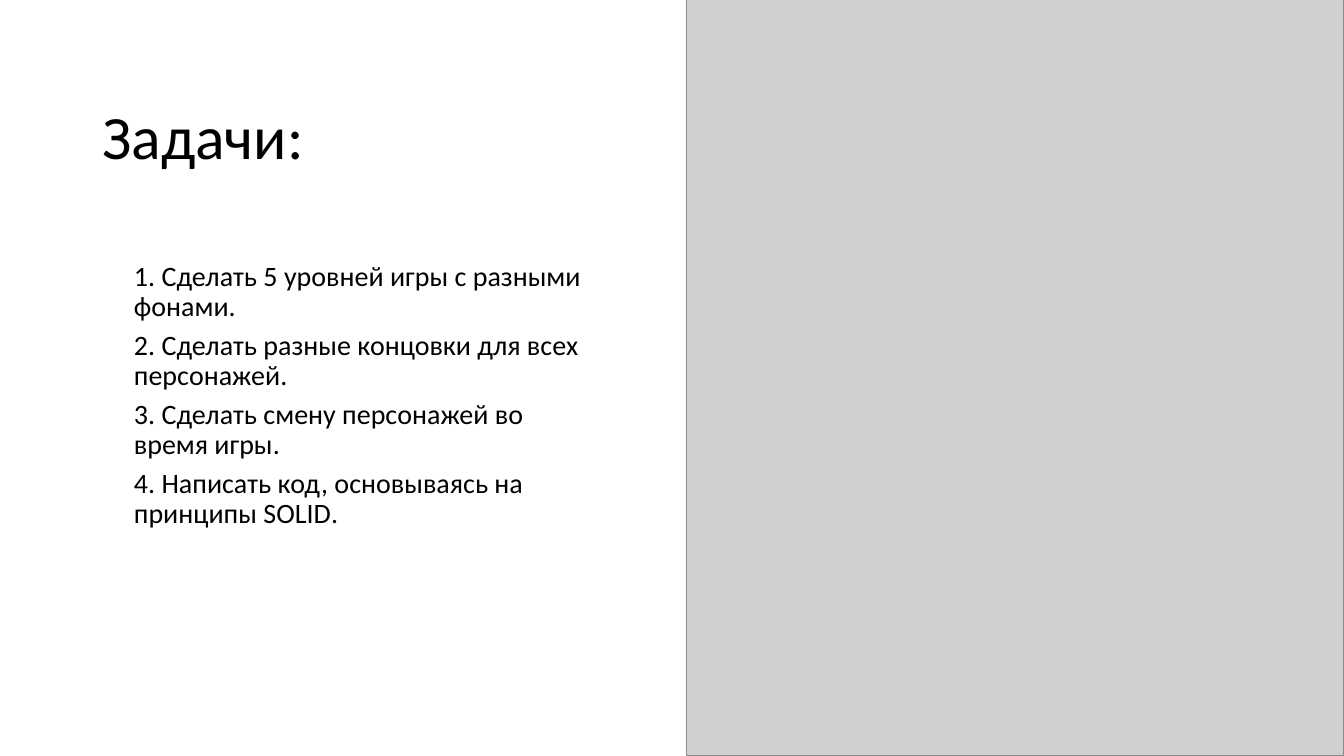
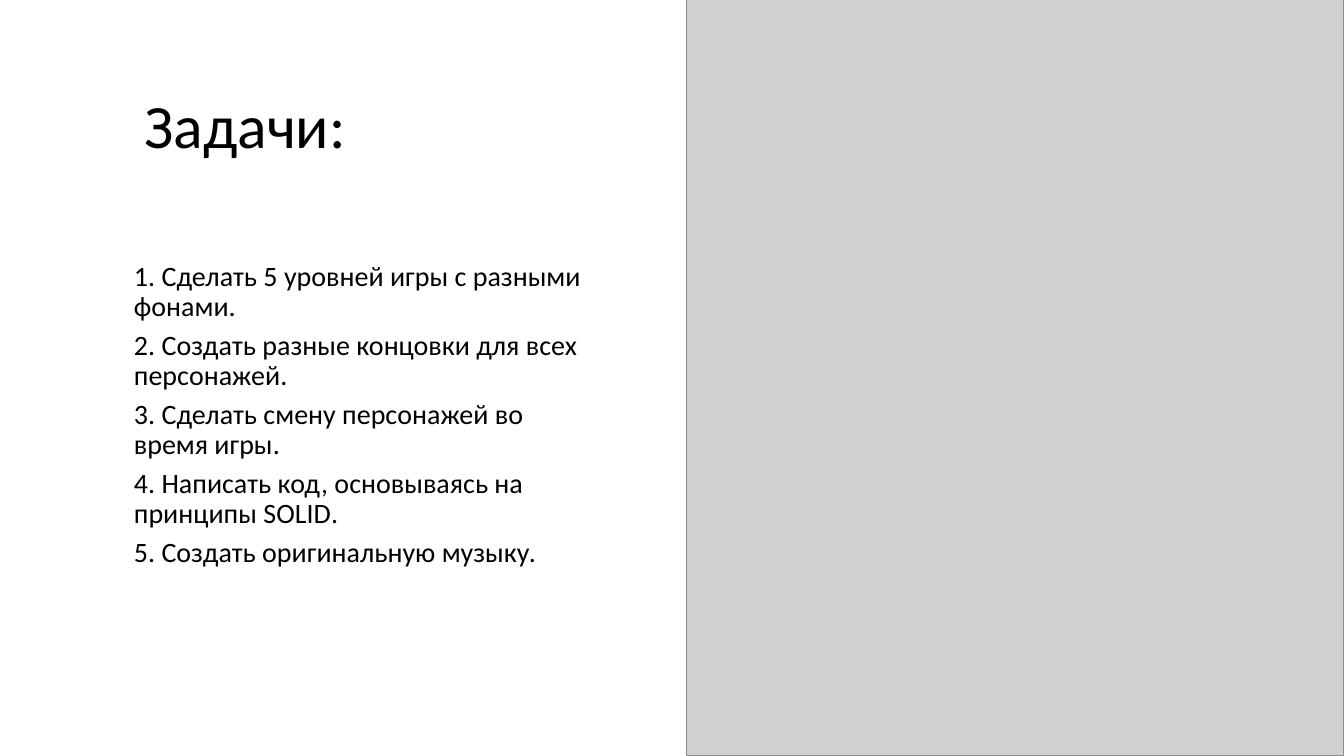
Before and after one commit to marivavd/pursuit-of-coffee, a slide deck: slide 3 of pursuit_of_coffee.pptx. Drawn at 1344x756 pixels with LibreOffice and Linux fonts; fonts in the diff are those of the drawing; grey boxes stand for pictures. Boxes give left, top, right and bottom in pixels: in the first picture for what was removed or moved away, otherwise in the second. Text is boxed around its words. In the diff, an @@ line names an element or a change of style, - is before the commit and + after.

```diff
--- a/pursuit_of_coffee.pptx
+++ b/pursuit_of_coffee.pptx
@@ title "Задачи:": place and size @@
-title "Задачи:" at [102,119,303,169]
+title "Задачи:" at [145,108,346,158]
@@ text at [134,337,577,390]: text changed @@
-2. Сделать разные концовки для всех персонажей.
+2. Создать разные концовки для всех персонажей.
@@ text at [134,544,536,567]: paragraph added @@
+5. Создать оригинальную музыку.
```
Also in this commit, not shown: 1 other slide changed.
